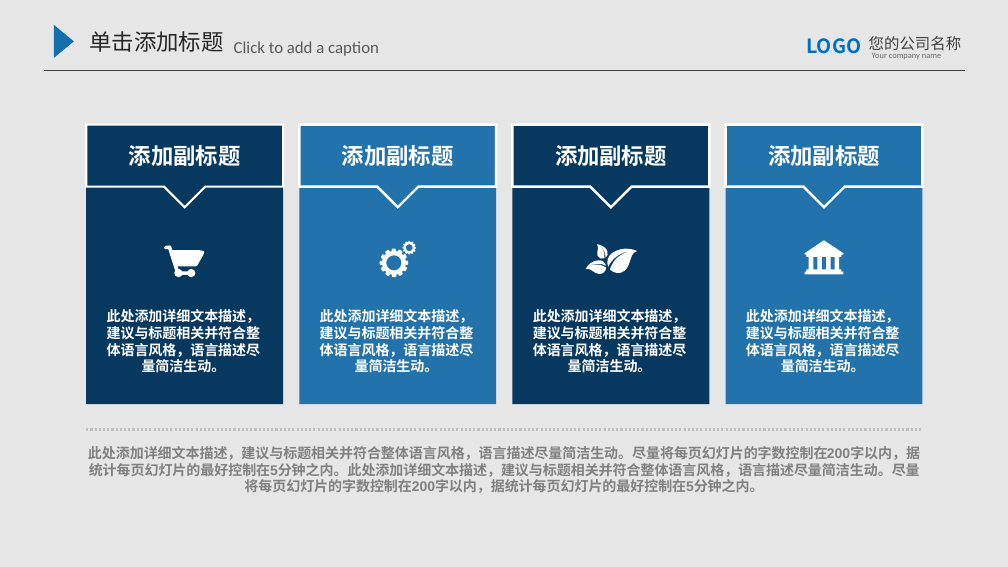
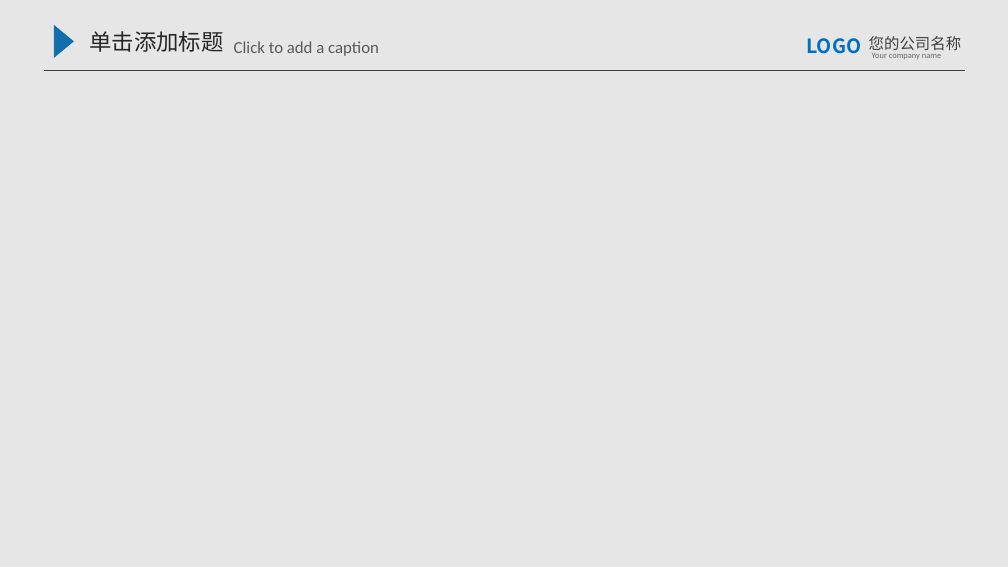
Before and after one commit to mashihao/GoogleMap, a slide deck: slide 10 of 中間発表会(尹鴻濤).pptx (slide 11 before the commit). Drawn at 1008x567 pixels with LibreOffice and Linux fonts; fonts in the diff are those of the drawing. Boxes give left, top, right and bottom in pixels: in the first picture for what was removed or moved away, otherwise in the second. Text is boxed around its words. In the diff, an @@ line names an element or a change of style, - is before the commit and + after.

```diff
--- a/中間発表会(尹鴻濤).pptx
+++ b/中間発表会(尹鴻濤).pptx
@@ group removed at [87, 125, 283, 404]: 1 rectangle, 1 down arrow callout, 1 text, 1 ellipse @@
-添加副标题
-此处添加详细文本描述，建议与标题相关并符合整体语言风格，语言描述尽量简洁生动。
@@ group removed at [299, 125, 496, 404]: 1 rectangle, 1 down arrow callout, 1 text, 1 ellipse @@
-添加副标题
-此处添加详细文本描述，建议与标题相关并符合整体语言风格，语言描述尽量简洁生动。
@@ group removed at [512, 125, 709, 404]: 1 rectangle, 1 down arrow callout, 1 text, 1 ellipse @@
-添加副标题
-此处添加详细文本描述，建议与标题相关并符合整体语言风格，语言描述尽量简洁生动。
@@ group removed at [726, 125, 922, 404]: 1 rectangle, 1 down arrow callout, 1 text, 1 ellipse @@
-添加副标题
-此处添加详细文本描述，建议与标题相关并符合整体语言风格，语言描述尽量简洁生动。
@@ freeform shape removed at [163, 246, 205, 277] @@
@@ freeform shape removed at [380, 249, 408, 277] @@
@@ freeform shape removed at [402, 241, 415, 254] @@
@@ freeform shape removed at [586, 260, 606, 274] @@
@@ freeform shape removed at [596, 244, 608, 259] @@
@@ freeform shape removed at [606, 244, 637, 274] @@
@@ freeform shape removed at [804, 240, 843, 274] @@
@@ line removed from (87, 429) to (921, 429) @@
@@ text removed at [88, 446, 920, 493] @@
-此处添加详细文本描述，建议与标题相关并符合整体语言风格，语言描述尽量简洁生动。尽量将每页幻灯片的字数控制在200字以内，据统计每页幻灯片的最好控制在5分钟之内。此处添加详细文本描述，建议与标题相关并符合整体语言风格，语言描述尽量简洁生动。尽量将每页幻灯片的字数控制在200字以内，据统计每页幻灯片的最好控制在5分钟之内。
```
Also in this commit, not shown: 1 other slide changed, 1 slide added, 1 slide removed, 5 other files.
